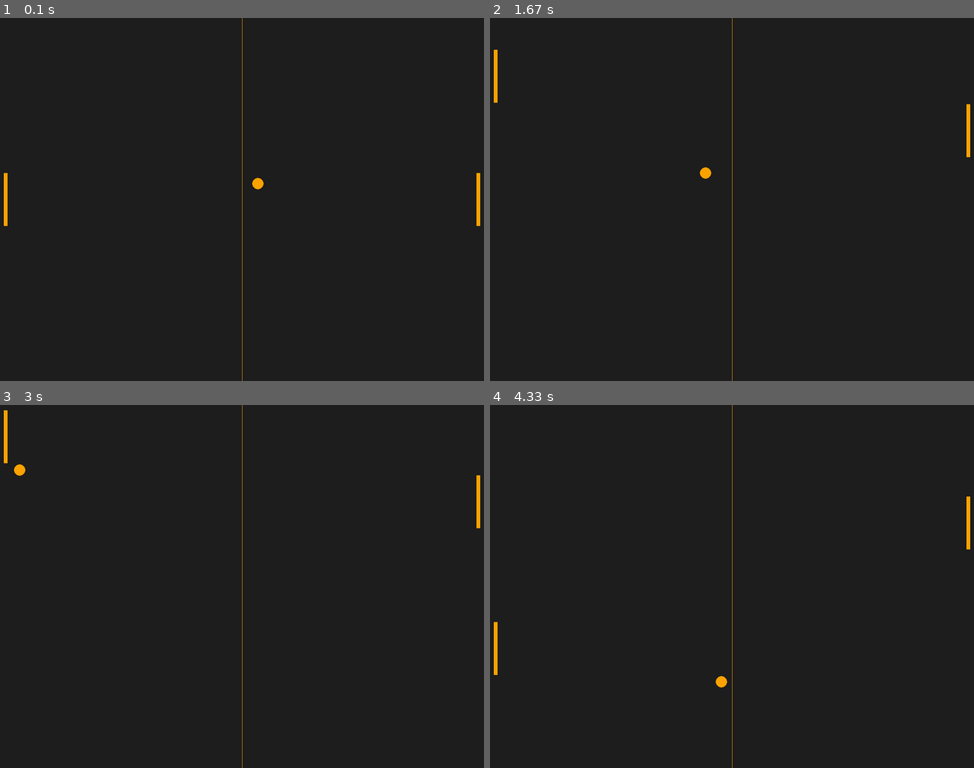
Above: before the commit, frames 1-4 (two rows, left to right).
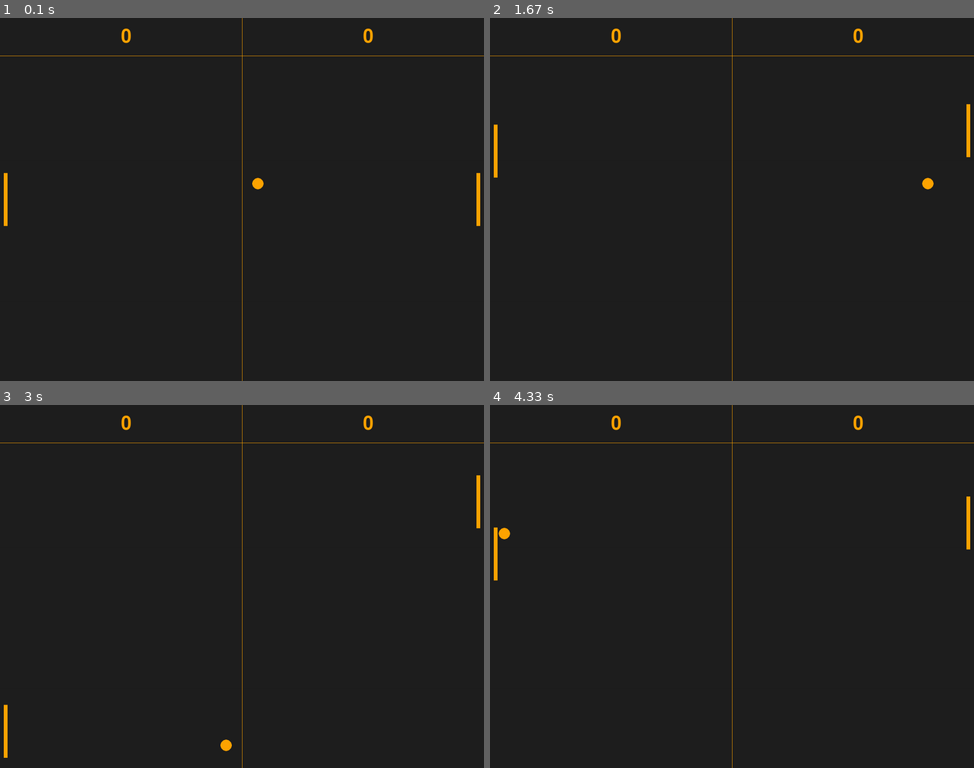
Above: after the commit, the same moments.

Repository: LearningToCode-MakersAndMore/HandNotHand
Game: pygame game, started from pong_pygame.py
Two runs of this game, one before a commit and one after it. Both use one fixed random seed, a clock stepped at 60 frames per second and the inputs below.
Inputs:
- Up to frame 1 (0.1 s): no input
- Up to frame 2 (1.67 s): hold Up 0.33-0.8 s; hold Down 0.83-1.13 s; hold Up 1.17-1.53 s; hold Down from 1.57 s (still down)
- Up to frame 3 (3 s): release Down at 1.93 s; hold Up 1.97-2.27 s; hold Down 2.3-2.6 s; hold Up from 2.63 s (still down)
- Up to frame 4 (4.33 s): release Up at 3 s; hold Down 3.03-3.4 s; hold Up 3.43-3.73 s; hold Down 3.77-4.07 s; hold Up from 4.1 s (still down)

The runs differ from the first frame. In frame 1, 0.3% of the frame differs, in the area x 0-100%, y 2-11%; in frame 2, 0.6%; in frame 3, 0.6%; in frame 4, 0.6%, in the area x 0-100%, y 2-78%.

Commit message:
Add lines separation and score set

Diff:
--- a/pong_pygame.py
+++ b/pong_pygame.py
@@ -5,7 +5,7 @@
   ball.x += ball_speed_x
   ball.y += ball_speed_y
 
-  if ball.top <= 0 or ball.bottom >= screen_height:
+  if ball.top <= score_section or ball.bottom >= screen_height:
     ball_speed_y *= -1
   if ball.left <= 0 or ball.right >= screen_width:
     ball_restart()
@@ -15,8 +15,8 @@
 
 def player_animation():
   player.y += player_speed
-  if player.top <= 0:
-    player.top = 0
+  if player.top <= score_section:
+    player.top = score_section
   if player.bottom >= screen_height:
     player.bottom = screen_height
 
@@ -25,8 +25,8 @@
     opponent.top += opponent_speed
   if opponent.bottom > ball.y:
     opponent.bottom -= opponent_speed
-  if opponent.top <= 0:
-    opponent.top = 0
+  if opponent.top <= score_section:
+    opponent.top = score_section
   if opponent.bottom >= screen_height:
     opponent.bottom = screen_height
 
@@ -43,6 +43,7 @@
 # Setting up the main window
 screen_width = 1280
 screen_height = 960
+score_section = 100
 screen = pygame.display.set_mode((screen_width, screen_height))
 pygame.display.set_caption("Z~P~ $$$$$$$")
 
@@ -58,6 +59,10 @@
 ball_speed_y = 7 * random.choice((1, -1))
 player_speed = 0
 opponent_speed = 7
+
+# Game scores
+playerA_score = 0
+playerB_score = 0
 
 while True:
   # Handling input
@@ -78,6 +83,9 @@
       if event.key == pygame.K_UP:
         player_speed += 7
 
+    #Display scores:
+
+
 
   ball_animation()
   player_animation()
@@ -90,7 +98,12 @@
   pygame.draw.rect(screen,very_orange, opponent)
   pygame.draw.ellipse(screen,very_orange, ball)
   pygame.draw.aaline(screen, very_orange, (screen_width/2, 0), (screen_width/2,screen_height))
-
+  pygame.draw.aaline(screen, very_orange, (screen_width ,score_section), (0,score_section))
+  font = pygame.font.Font(None, 74)
+  text = font.render(str(playerA_score), 1, very_orange)
+  screen.blit(text, (screen_width / 4, 25))
+  text = font.render(str(playerB_score), 1, very_orange)
+  screen.blit(text, ((screen_width / 4) * 3, 25))
 
   # Updating the window
   pygame.display.flip()
